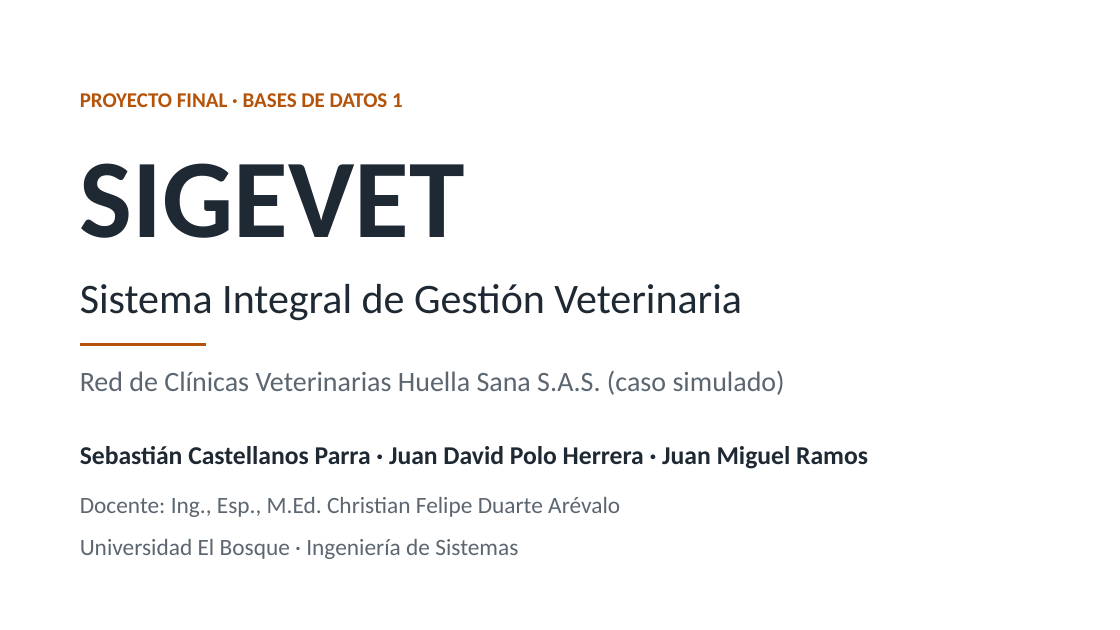
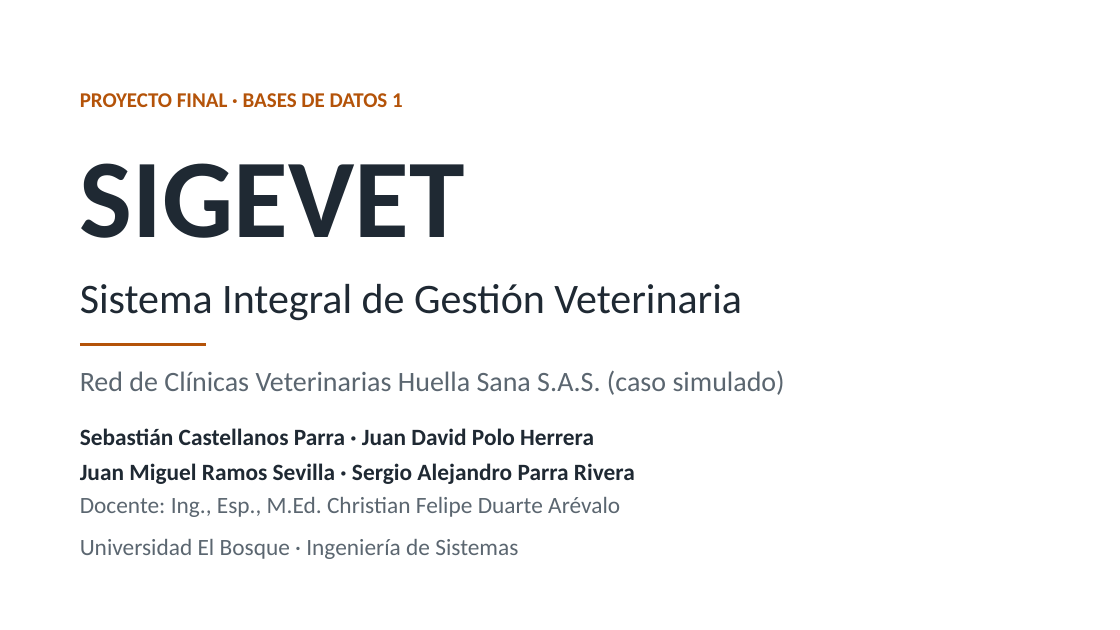
Before and after one commit to Estarlan/proyecto-bd1-sigevet, a slide deck: slide 1 of documentos/final/Presentacion_Sustentacion_SIGEVET.pptx. Drawn at 1120x630 pixels with LibreOffice and Linux fonts; fonts in the diff are those of the drawing. Boxes give left, top, right and bottom in pixels: in the first picture for what was removed or moved away, otherwise in the second. Text is boxed around its words. In the diff, an @@ line names an element or a change of style, - is before the commit and + after.

Commit message:
docs: cuatro integrantes, Sergio en cronograma y presupuesto, anfitrion Fedora y modelos de Workbench en los documentos
- nombre completo de Juan Miguel y datos de Sergio en portadas, firmas, equipo y presentacion
- cronograma y presupuesto con Sergio (385 horas y 11.603.900 COP sin cambio)
- documentos de Fase 2 con el portatil Fedora 44 como servidor y 3306 solo en 127.0.0.1
- imagenes de Workbench junto a las de Draw.io en los documentos 05 y 06
- notas internas fuera del repositorio

```diff
--- a/documentos/final/Presentacion_Sustentacion_SIGEVET.pptx
+++ b/documentos/final/Presentacion_Sustentacion_SIGEVET.pptx
@@ text at <box>80,428,635,484</box>: text changed; size 22 to 20 pt @@
-Sebastián Castellanos Parra · Juan David Polo Herrera · Juan Miguel Ramos
+Sebastián Castellanos Parra · Juan David Polo Herrera
+Juan Miguel Ramos Sevilla · Sergio Alejandro Parra Rivera
```
Also in this commit, not shown: 1 other slide changed, 30 other files.
